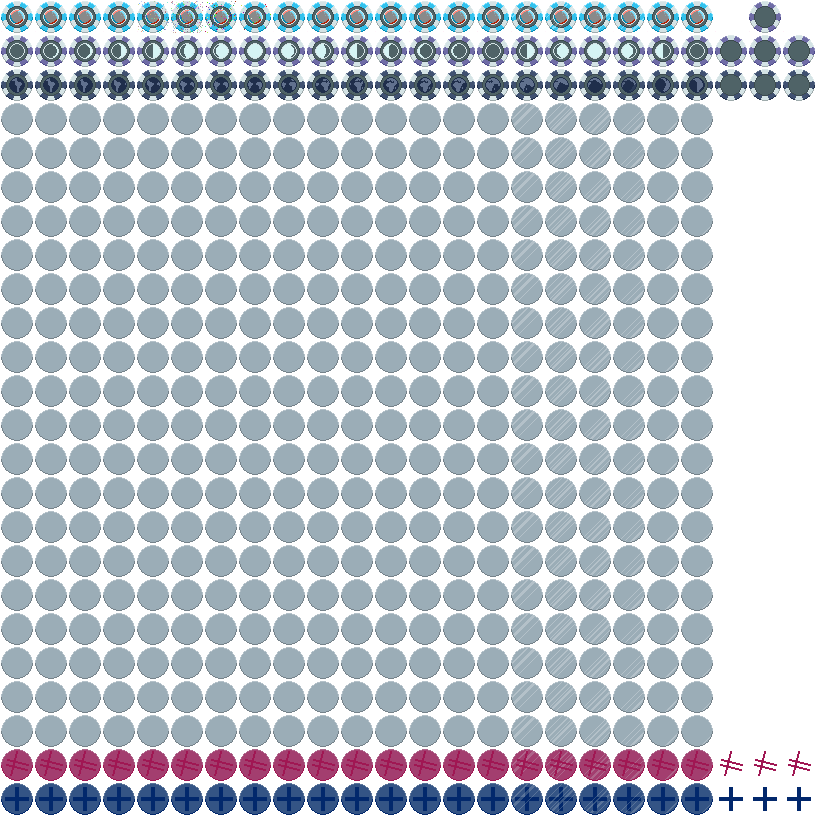
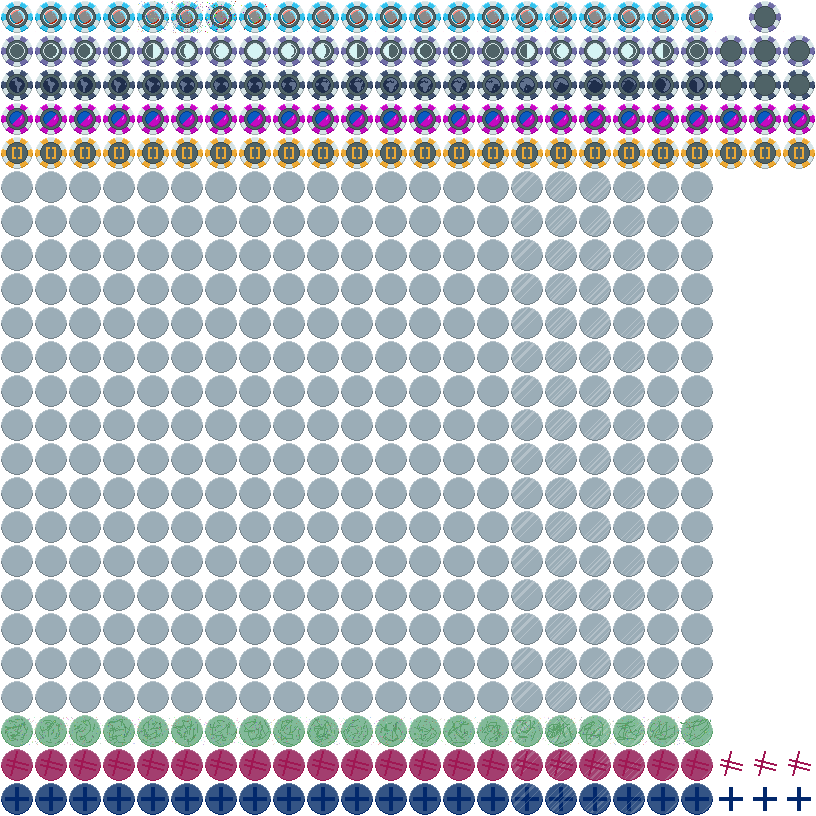
The second 816x816 image is a revision of the first. Changes to its layers:
painted on "Base Boss Blind" (1st of 4, in "Inverted World") over (1, 103, 815, 169)
painted on "Moon" over (1, 103, 815, 128)
painted on "BG" (2nd of 4, in "Distorted Fate") over (1, 103, 815, 169)
painted on "19" (2nd of 2, in "Mazarines End") over (548, 103, 740, 138)
added group "Unraveling Stasis" with 4 layers above "Dispurtor Array" over (1, 103, 815, 169)
added layer "TVO" (2nd of 3, in "Unraveling Stasis") in group "Unraveling Stasis" over (409, 103, 815, 128)
added layer "TVO" (3rd of 3, in "Unraveling Stasis") in group "Unraveling Stasis" over (1, 103, 576, 128)
added layer "Base Boss Blind" (2nd of 4, in "Unraveling Stasis") in group "Unraveling Stasis" over (1, 103, 815, 169)
added group "Dispurtor Array" with 4 layers above "Base Boss Blind" over (1, 103, 815, 169)
added layer "Base" (1st of 3, in "Dispurtor Array") in group "Dispurtor Array" over (545, 128, 815, 169)
added layer "Base" (2nd of 3, in "Dispurtor Array") in group "Dispurtor Array" over (273, 128, 720, 169)
added layer "Base" (3rd of 3, in "Dispurtor Array") in group "Dispurtor Array" over (1, 128, 448, 169)
added layer "Base Boss Blind" (3rd of 4, in "Dispurtor Array") in group "Dispurtor Array" over (1, 103, 815, 169)
painted on "Rune" (1st of 2, in "The Ace") over (1, 715, 713, 747)
painted on "BG" (3rd of 4, in "The Ace") over (5, 740, 710, 747)
added group "tHE GLITCH" with 2 layers over (1, 715, 713, 747)
added layer "bASE" in group "tHE GLITCH" over (1, 715, 713, 747)
added layer "Base Normal Blind" (1st of 2, in "tHE GLITCH") in group "tHE GLITCH" over (1, 715, 713, 747)
painted on "Background" over (1, 103, 768, 747)
